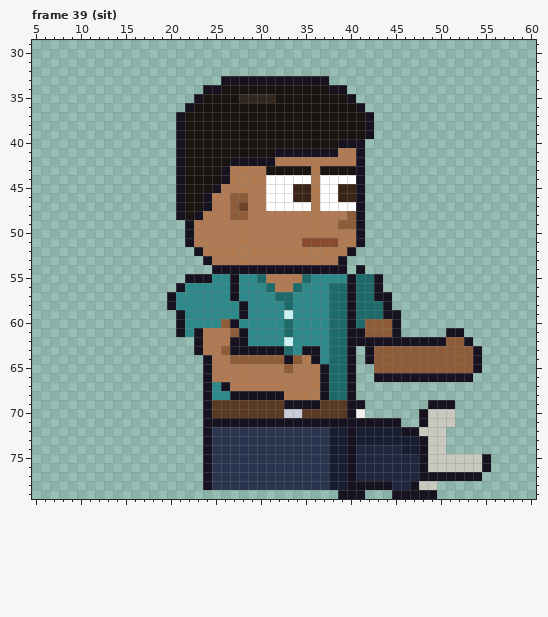
A pixel-art file gets an edit: sprites/expo/expo_vendh_right_anim.aseprite. The first picture shows the starting point.
64x80 pixels, 85 frames. Colours within 5 levels of each other are drawn and written as one. Shown: frame 39 (sit): x 5..60, y 29..79. The commit also changed other frames, which this record leaves out.
The result:
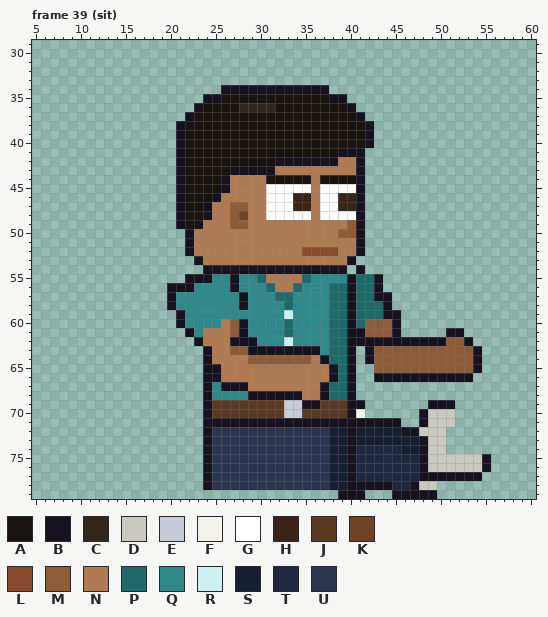
Palette (. is transparent): A #1a1410  B #17121f  C #33261c  D #c9c9c0  E #c8ccd8  F #f2f2ea  G #ffffff  H #3a2418  J #5a3a22  K #6e4326  L #8a4a2e  M #8e5c38  N #b07a52  P #1e6a6a  Q #2e8a8a  R #ccf0f0  S #171e32  T #1f2840  U #2b3550
What changed:
Changed rows in their new state; - is an unchanged pixel.
Frame 39 (sit):
first column x 20:
33 ------............-----
34 ----..BBBBBBBBBBBB..---
35 ---.BB--AAAA------BB.--
36 --.B----CCCC--------B.-
37 -.B------------------B.
40 -------------------AAAB
41 ------------AAAAAAABB--
42 -------AAAAABBBBBBB----
43 ------ABBBBBNNNN-NNNN--
44 -----------AAAAA-AAAA--
45 -----AB-------GG---GG--
46 ----AB-NN--------------
47 --------M-----HH---HH--
48 ---AB---K--GGGGG-GGGG--
49 -BAB---MM----------N---
50 -------------------MM--
51 ---------------NNNN----
52 --BN-----------LLLL-NB-
53 ---BN--------------NB--
54 ----B------------------
56 B-B--------------------
57 -------QB--------------
59 --------Q--------------
60 ------NMB--------------
61 -.BQ-------------------
62 ---------B-------------
63 ---.B-NMM----BB--------
64 -------NN----M-MNB-----
65 -----B-------N---NB----
66 -----B-----------NB----
67 -------BB--------------
68 -------QQ----BB--------
69 -------------EE--------
Boxes around the changes in both pictures, in picture pixels (x1, y1, x2, y2):
changed: (167, 76, 374, 409)
